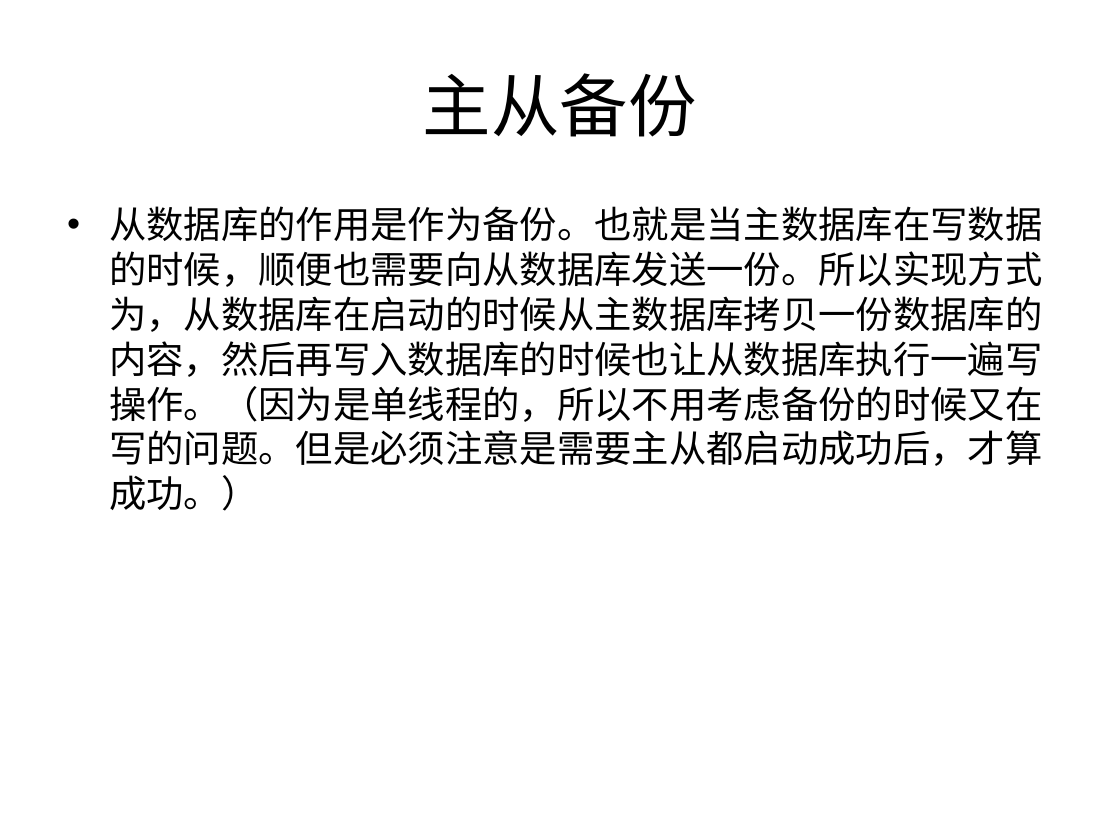
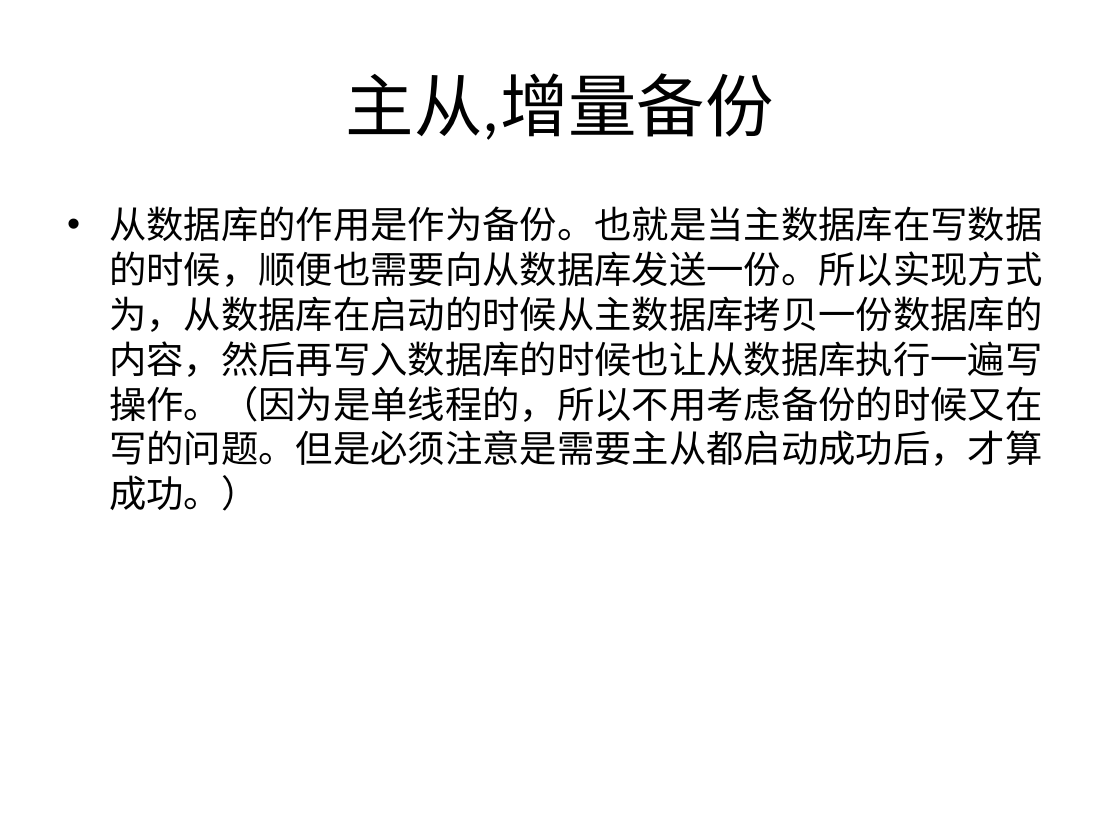
Before and after one commit to woopengcheng/GameLib, a slide deck: slide 34 of 数据库简单介绍.pptx (slide 30 before the commit). Drawn at 1120x840 pixels with LibreOffice and Linux fonts; fonts in the diff are those of the drawing. Boxes give left, top, right and bottom in pixels: in the first picture for what was removed or moved away, otherwise in the second. Text is boxed around its words. In the diff, an @@ line names an element or a change of style, - is before the commit and + after.

```diff
--- a/数据库简单介绍.pptx
+++ b/数据库简单介绍.pptx
@@ title at [346,73,774,140]: text changed @@
-主从备份
+主从,增量备份
```
Also in this commit, not shown: 7 other slides changed, 5 slides added, 1 slide removed, 3 other files.
